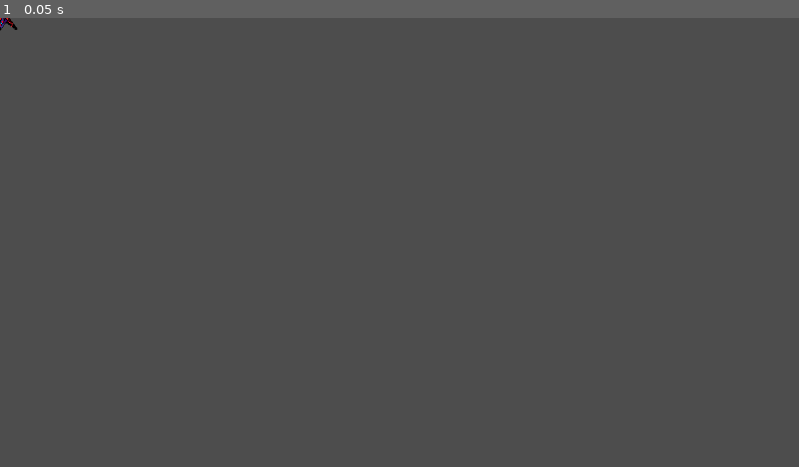
Above: before the commit, frame 1.
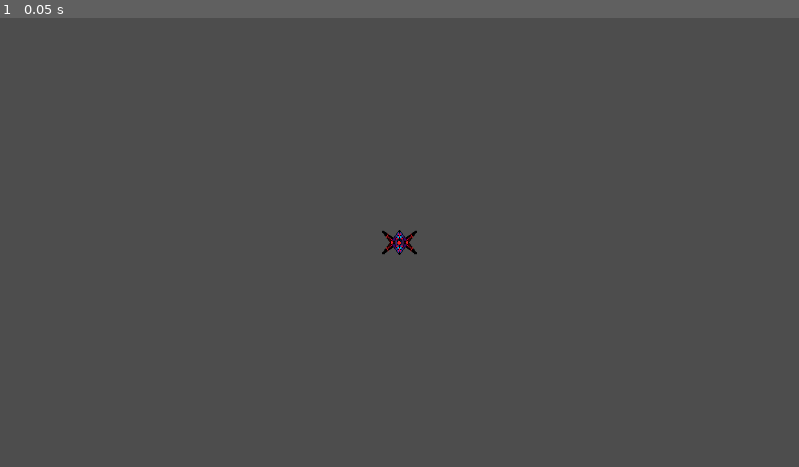
Above: after the commit, the same moment.

Repository: pepegmaer2141-cmd/parry-desvio-1
Game: Godot game, scene res://nave.tscn
Two runs of this game, one before a commit and one after it. Both use one fixed random seed, a clock stepped at 60 frames per second and the inputs below.
Inputs:
- Up to frame 1 (0.05 s): no input

The runs differ from the first frame. In frame 1, 0.2% of the frame differs, in the area x 0-53%, y 0-53%.

Commit message:
camera sigue a la camera y se agrupan las cosas

Diff:
--- a/parry-desvio-1/nave.tscn
+++ b/parry-desvio-1/nave.tscn
@@ -6,14 +6,20 @@
 radius = 30.0
 
 [node name="nave" type="CharacterBody2D"]
+metadata/_edit_group_ = true
 
 [node name="PixilFrame0" type="Sprite2D" parent="."]
 position = Vector2(-0.046150208, -8.069159e-09)
 rotation = 6.2831855
 scale = Vector2(0.999077, 1)
 texture = ExtResource("1_ltewx")
+metadata/_edit_group_ = true
 
 [node name="CollisionShape2D" type="CollisionShape2D" parent="."]
 shape = SubResource("CircleShape2D_ilgfq")
+metadata/_edit_group_ = true
 
 [node name="AnimationPlayer" type="AnimationPlayer" parent="CollisionShape2D"]
+
+[node name="Camera2D" type="Camera2D" parent="."]
+metadata/_edit_group_ = true
